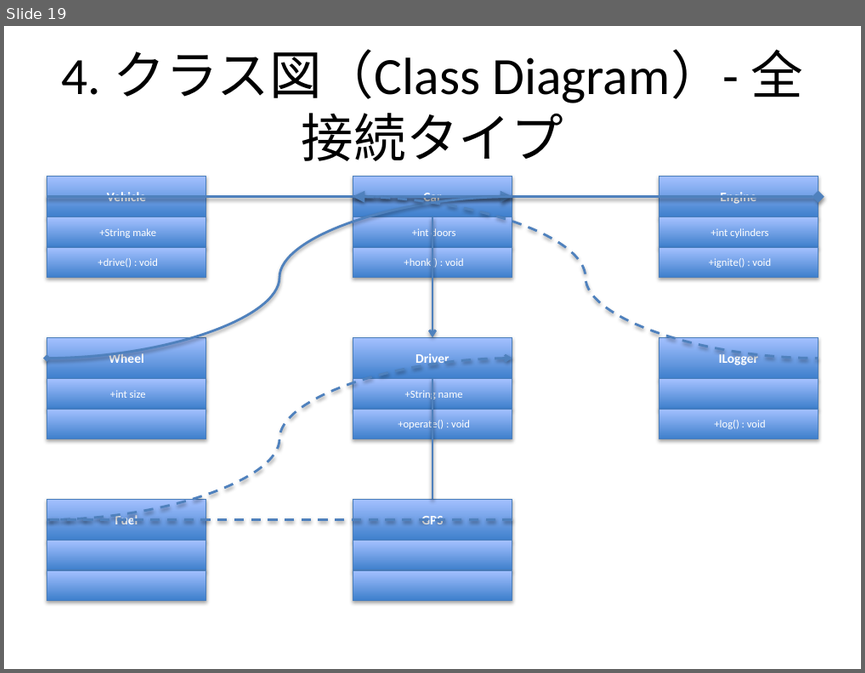
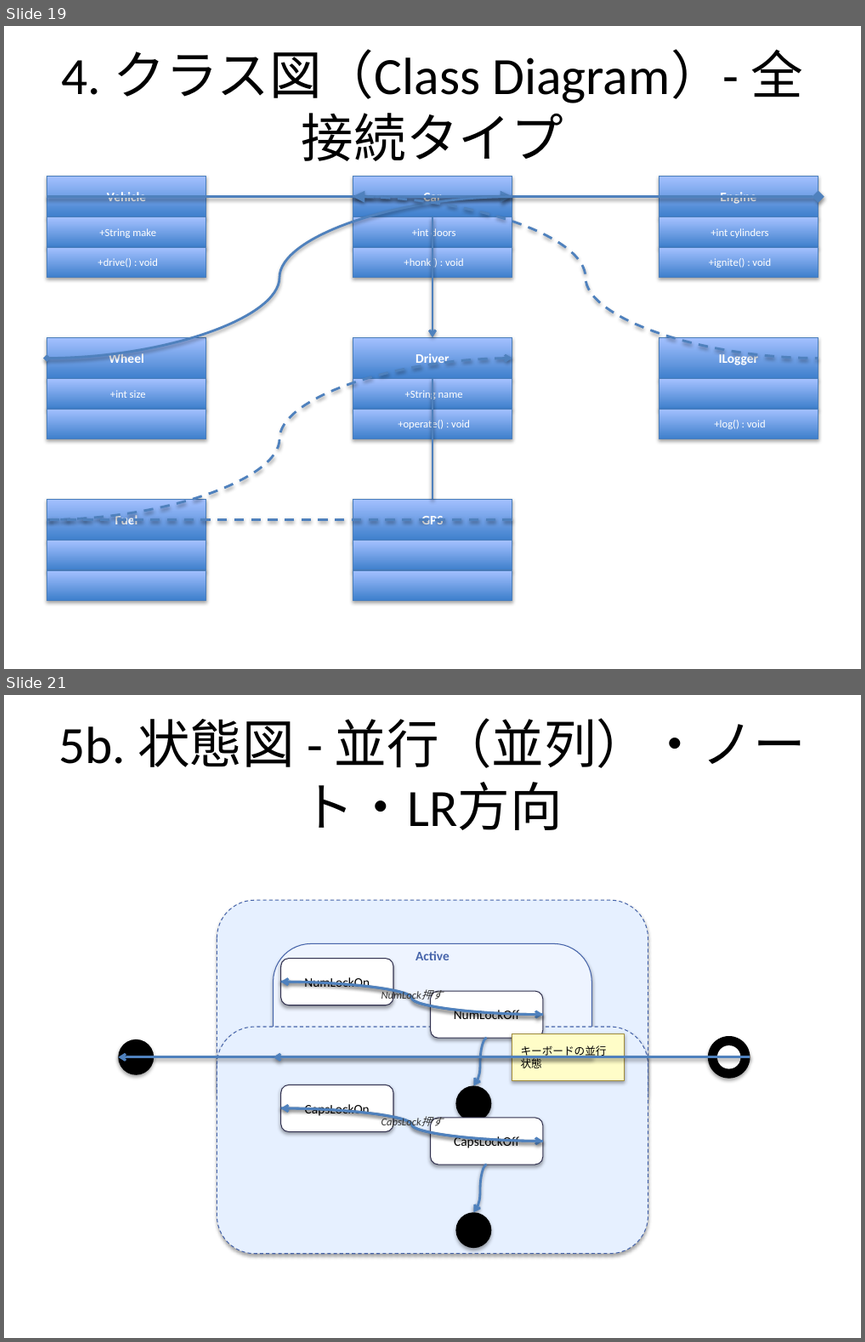
Before and after one commit to notfolder/qmd_to_pptx, a slide deck: demo_full.pptx. Shown one above the other, each under a label of ours: slide 19 before the commit, slides 19 and 21 after it; the slides between them are not shown. The pictures are 865x673 and 865x1342 pixels, drawn with LibreOffice and Linux fonts; fonts in the diff are those of the drawing. Boxes give left, top, right and bottom in pixels: in the first picture for what was removed or moved away, otherwise in the second. Text is boxed around its words. In the diff, an @@ line names an element or a change of style, - is before the commit and + after.

```diff
--- a/demo_full.pptx
+++ b/demo_full.pptx
@@ slide 21 added at (4, 695, 861, 1338), background #FFFFFF @@
@@ title added at (58, 718, 806, 830), 44 pt, text #000000 @@
+5b. 状態図 - 並行（並列）・ノート・LR方向
@@ rounded rectangle added at (216, 900, 647, 1127), fill #E6F0FF, outline #4664AA 0.75 pt dashed @@
@@ rounded rectangle added at (273, 943, 591, 1170), fill #EEF4FF, outline #4664AA 0.75 pt @@
@@ rounded rectangle added at (281, 958, 393, 1005), fill #FFFFFF, outline #323250 0.75 pt, 11 pt, text #000000 @@
+NumLockOn
@@ text added at (415, 951, 449, 960), 11 pt, text #4664AA, bold @@
+Active
@@ curved arrow added from (281, 981) to (543, 1015), #4F81BD 2 pt @@
@@ curved arrow added from (543, 1015) to (281, 981), #4F81BD 2 pt @@
@@ text added at (364, 984, 458, 1012), 9 pt, text #323232, italic @@
+NumLock押す
@@ rounded rectangle added at (431, 991, 543, 1038), fill #FFFFFF, outline #323250 0.75 pt, 11 pt, text #000000 @@
+NumLockOff
@@ ellipse added at (118, 1039, 154, 1076), fill #000000 @@
@@ rounded rectangle added at (216, 1027, 647, 1253), fill #E6F0FF, outline #4664AA 0.75 pt dashed @@
@@ curved arrow added from (487, 1038) to (473, 1086), #4F81BD 2 pt @@
@@ rectangle added at (512, 1033, 624, 1081), fill #FFFDC8, outline #A08C3C 0.75 pt, 9 pt, text #000000 @@
+キーボードの並行状態
@@ ellipse added at (708, 1036, 749, 1078), fill #000000 @@
@@ ellipse added at (717, 1045, 740, 1068), fill #FFFFFF @@
@@ curved arrow added from (591, 1056) to (118, 1056), #4F81BD 2 pt @@
@@ curved arrow added from (750, 1056) to (273, 1056), #4F81BD 2 pt @@
@@ rounded rectangle added at (281, 1085, 393, 1132), fill #FFFFFF, outline #323250 0.75 pt, 11 pt, text #000000 @@
+CapsLockOn
@@ ellipse added at (455, 1086, 492, 1122), fill #000000 @@
@@ curved arrow added from (281, 1108) to (543, 1140), #4F81BD 2 pt @@
@@ curved arrow added from (543, 1140) to (281, 1108), #4F81BD 2 pt @@
@@ text added at (364, 1111, 458, 1139), 9 pt, text #323232, italic @@
+CapsLock押す
@@ rounded rectangle added at (431, 1117, 543, 1164), fill #FFFFFF, outline #323250 0.75 pt, 11 pt, text #000000 @@
+CapsLockOff
@@ curved arrow added from (487, 1164) to (473, 1212), #4F81BD 2 pt @@
@@ ellipse added at (455, 1212, 492, 1247), fill #000000 @@
```
Also in this commit, not shown: 2 other slides added, 1 slide removed, 5 other files.
